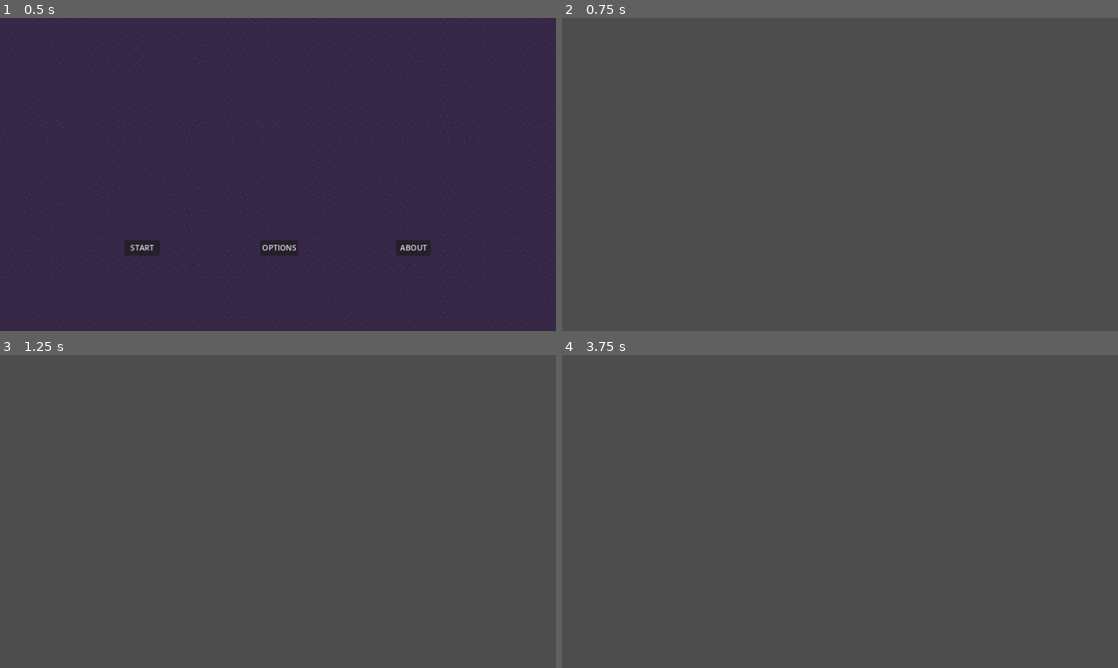
Above: before the commit, frames 1-4 (two rows, left to right).
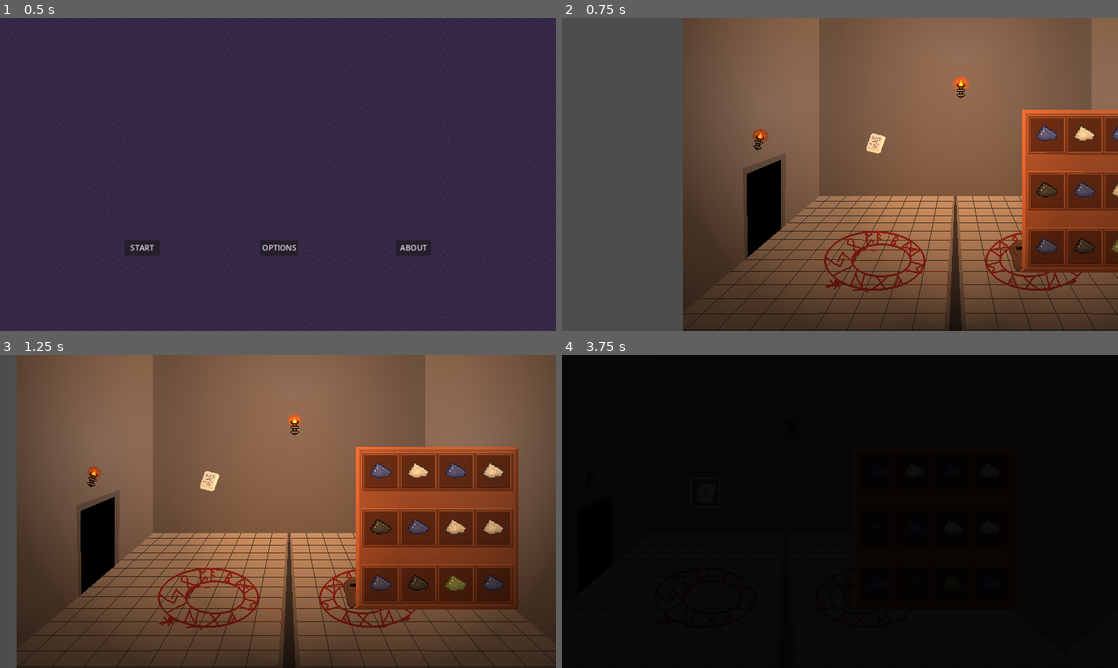
Above: after the commit, the same moments.

Repository: lewis785/ludum-dare-55
Game: Godot game, scene res://scenes/levels/main_menu.tscn
The game is run twice, just before and just after one commit, with the same random seed, the same clock (stepped at 60 frames per second) and the same inputs.
Inputs (mouse positions are in pixels of both pictures, inside the frame that each line leads up to):
- Up to frame 1 (0.5 s): no input
- Up to frame 2 (0.75 s): click "START" at 0.5 s
- Up to frame 3 (1.25 s): no input
- Up to frame 4 (3.75 s): click (773, 480) at 1.27 s; click (756, 483) at 2.02 s; click (756, 489) at 2.77 s; tap Enter at 3.5 s; move the mouse to (962, 495) at 3.52 s; hold Enter from 3.53 s (still down); click (962, 495) at 3.67 s

Frame 1 is identical in both runs. In frame 2, 76% of the frame differs, in the area x 21-100%, y 0-100%; in frame 3, 93%; in frame 4, 100%, in the area x 0-100%, y 0-100%.
Error before the commit: Parse Error: Identifier "roomInstance1" not declared in the current scope. (res://scenes/levels/sliding_window.gd:123)

Commit message:
FIX miss named variable

Diff:
--- a/scenes/levels/sliding_window.gd
+++ b/scenes/levels/sliding_window.gd
@@ -120,7 +120,7 @@
 				#igniteSoundPlayed = 1
 
 func _on_combat_coordinator_fight_started():
-	roomInstance1.find_child("AudioStreamPlayer2D").stop()	#Make sure to call this when battle starts!!!
+	room_instance.find_child("AudioStreamPlayer2D").stop()	#Make sure to call this when battle starts!!!
 
 func _on_combat_coordinator_fight_lose():
 	pass # Replace with function body.
